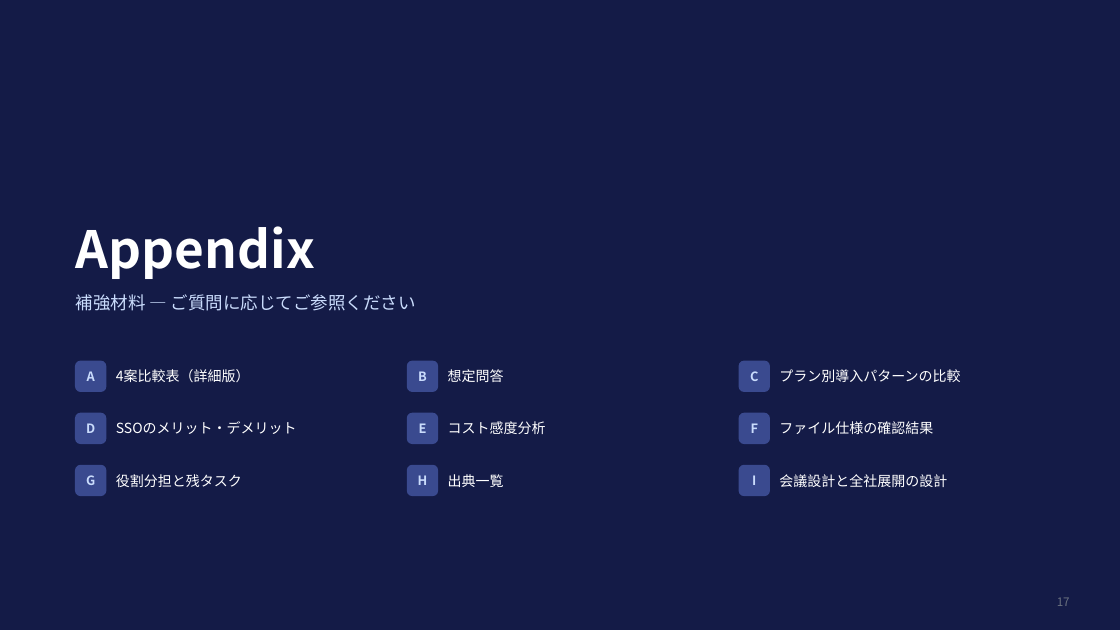
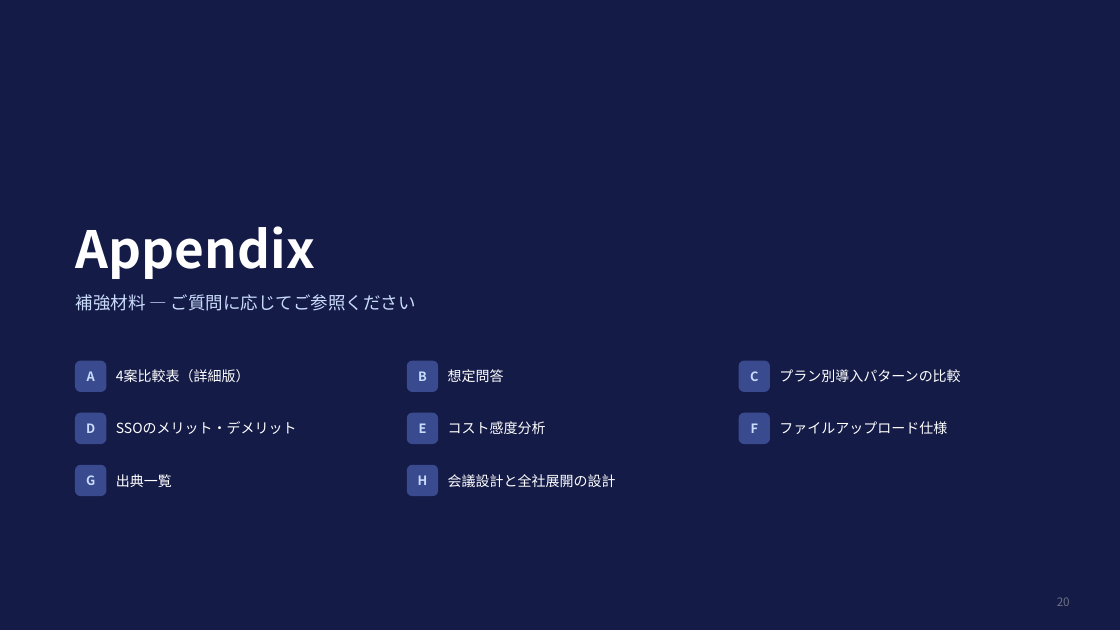
Before and after one commit to nii-d/claude-test, a slide deck: slide 21 of notion-thd-proposal.pptx (slide 18 before the commit). Drawn at 1120x630 pixels with LibreOffice and Linux fonts; fonts in the diff are those of the drawing. Boxes give left, top, right and bottom in pixels: in the first picture for what was removed or moved away, otherwise in the second. Text is boxed around its words. In the diff, an @@ line names an element or a change of style, - is before the commit and + after.

```diff
--- a/notion-thd-proposal.pptx
+++ b/notion-thd-proposal.pptx
@@ text at (x1=779, y1=421, x2=947, y2=434): text changed @@
-ファイル仕様の確認結果
+ファイルアップロード仕様
@@ text at (x1=116, y1=474, x2=172, y2=487): text changed @@
-役割分担と残タスク
+出典一覧
@@ text at (x1=448, y1=474, x2=616, y2=487): text changed @@
-出典一覧
+会議設計と全社展開の設計
@@ rounded rectangle removed at (x1=739, y1=465, x2=770, y2=496) @@
@@ text removed at (x1=752, y1=475, x2=756, y2=485) @@
-I
@@ text removed at (x1=779, y1=474, x2=947, y2=487) @@
-会議設計と全社展開の設計
@@ text at (x1=1057, y1=597, x2=1070, y2=606): text changed @@
-17
+20
```
Also in this commit, not shown: 25 other slides changed, 4 slides added, 2 slides removed, 1 other file.
